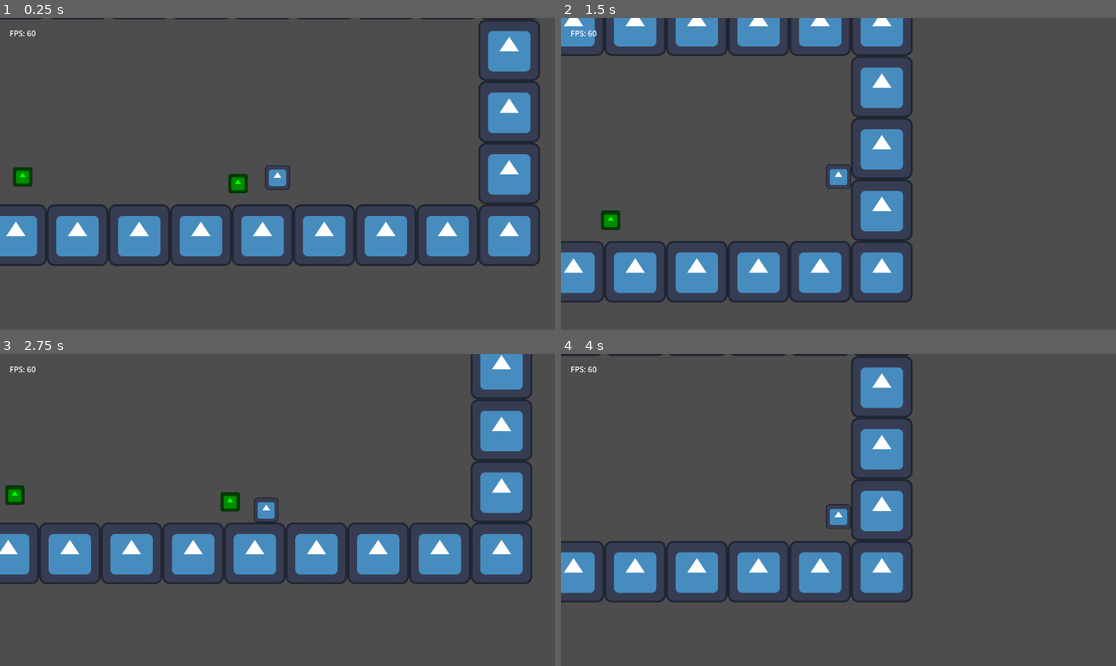
Above: before the commit, frames 1-4 (two rows, left to right).
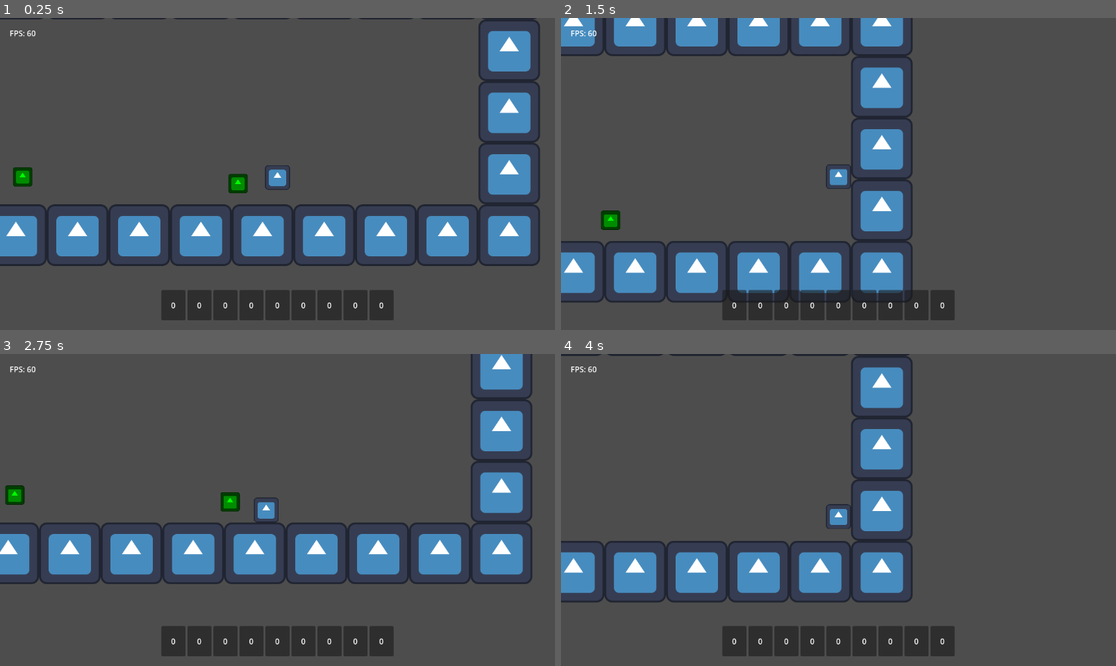
Above: after the commit, the same moments.

Repository: TheHumanMRP/RPG-Life-Tracker
Game: Godot game, scene res://Folders/Systems/Main/Scenes/main_scene.tscn
The game is run twice, just before and just after one commit, with the same random seed, the same clock (stepped at 60 frames per second) and the same inputs. The engine's default icon, where the game draws it, is replaced by a stand-in: a white triangle on a blue panel in a dark square.
Inputs:
- Up to frame 1 (0.25 s): no input
- Up to frame 2 (1.5 s): hold D (move_right) from 0.53 s (still down); tap Space (jump) at 0.77 s
- Up to frame 3 (2.75 s): tap Space (jump) at 1.52 s; release D (move_right) at 2.03 s; hold A (move_left) from 2.03 s (still down)
- Up to frame 4 (4 s): release A (move_left) at 2.78 s; hold D (move_right) from 2.78 s (still down); tap Space (jump) at 3.02, 3.77 s

The runs differ from the first frame. In frame 1, 3.7% of the frame differs, in the area x 29-71%, y 87-97%; in frame 2, 3.5%; in frame 3, 3.7%; in frame 4, 3.7%.
Error before the commit: Parse Error: Could not parse global class "HotBarLogicComponent" from "res://Folders/Systems/Inventory_System/Scripts/hotbar_logic.gd". (res://Folders/Systems/…

Commit message:
Auto commit at 2026-07-02 11:19:41

Diff:
--- a/Folders/Systems/Inventory_System/Scripts/hotbar_logic.gd
+++ b/Folders/Systems/Inventory_System/Scripts/hotbar_logic.gd
@@ -31,9 +31,6 @@
 	while hotbar_slots.size() < Global.number_of_hotbar_slots:
 		hotbar_slots.append(EMPTY_HOTBAR_SLOT)
 
-	for i in range(Global.number_of_hotbar_slots):
-		hotbar_slots[i].slot_id =
-
 
 # ============================================================================
 # Item Management
--- a/Folders/Systems/Inventory_System/Scripts/hotbar_slot.gd
+++ b/Folders/Systems/Inventory_System/Scripts/hotbar_slot.gd
@@ -22,7 +22,7 @@
 	check_type_of_item()
 	refresh_logo()
 
-	slot_number_label.text =
+	slot_number_label.text = str(slot_id)
 
 	assaign_item()
 
